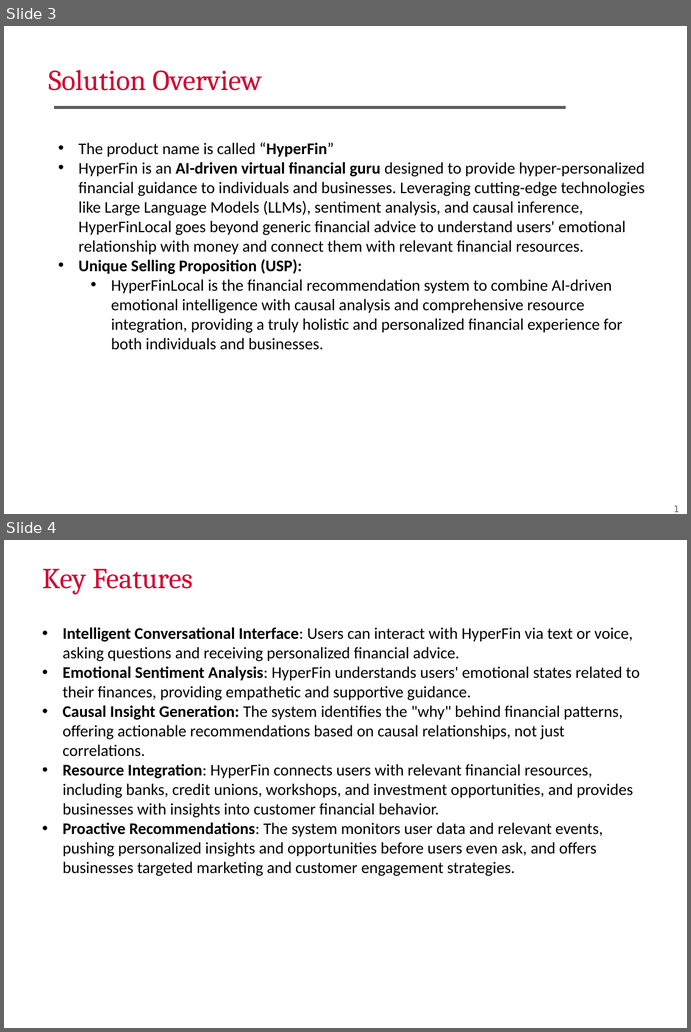
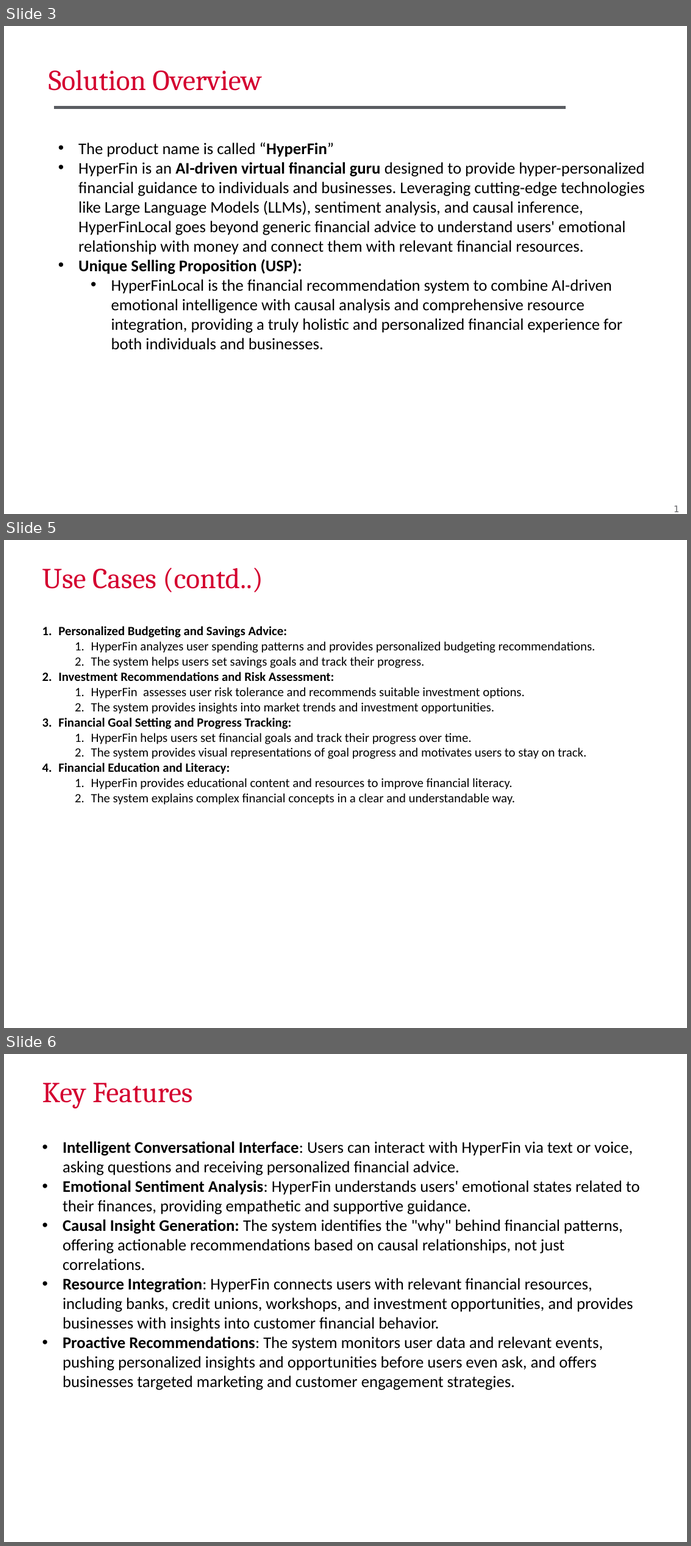
Before and after one commit to ewfx/aidhp-recom-mind, a slide deck: artifacts/demo/Hackathon-2025-RecomMind.pptx. Shown one above the other, each under a label of ours: slides 3 and 4 before the commit, slides 3, 5 and 6 after it; the slides between them are not shown. The pictures are 691x1032 and 691x1546 pixels, drawn with LibreOffice and Linux fonts; fonts in the diff are those of the drawing. Boxes give left, top, right and bottom in pixels: in the first picture for what was removed or moved away, otherwise in the second. Text is boxed around its words. In the diff, an @@ line names an element or a change of style, - is before the commit and + after.

```diff
--- a/artifacts/demo/Hackathon-2025-RecomMind.pptx
+++ b/artifacts/demo/Hackathon-2025-RecomMind.pptx
@@ slide 5 added at <box>4,540,687,1028</box>, background #FFFFFF @@
@@ title added at <box>42,567,263,592</box>, 32 pt, text #D4002F @@
+Use Cases (contd..)
@@ text added at <box>58,626,596,805</box>, 14 pt, text #000000 @@
+1. Personalized Budgeting and Savings Advice:
+  1. HyperFin analyzes user spending patterns and provides personalized budgeting recommendations.
+  2. The system helps users set savings goals and track their progress.
+2. Investment Recommendations and Risk Assessment:
+  1. HyperFin assesses user risk tolerance and recommends suitable investment options.
+  2. The system provides insights into market trends and investment opportunities.
+3. Financial Goal Setting and Progress Tracking:
+  1. HyperFin helps users set financial goals and track their progress over time.
+  2. The system provides visual representations of goal progress and motivates users to stay on track.
+4. Financial Education and Literacy:
+  1. HyperFin provides educational content and resources to improve financial literacy.
+  2. The system explains complex financial concepts in a clear and understandable way.
@@ what was slide 4 is now slide 6 @@
```
Also in this commit, not shown: 1 other slide added.
